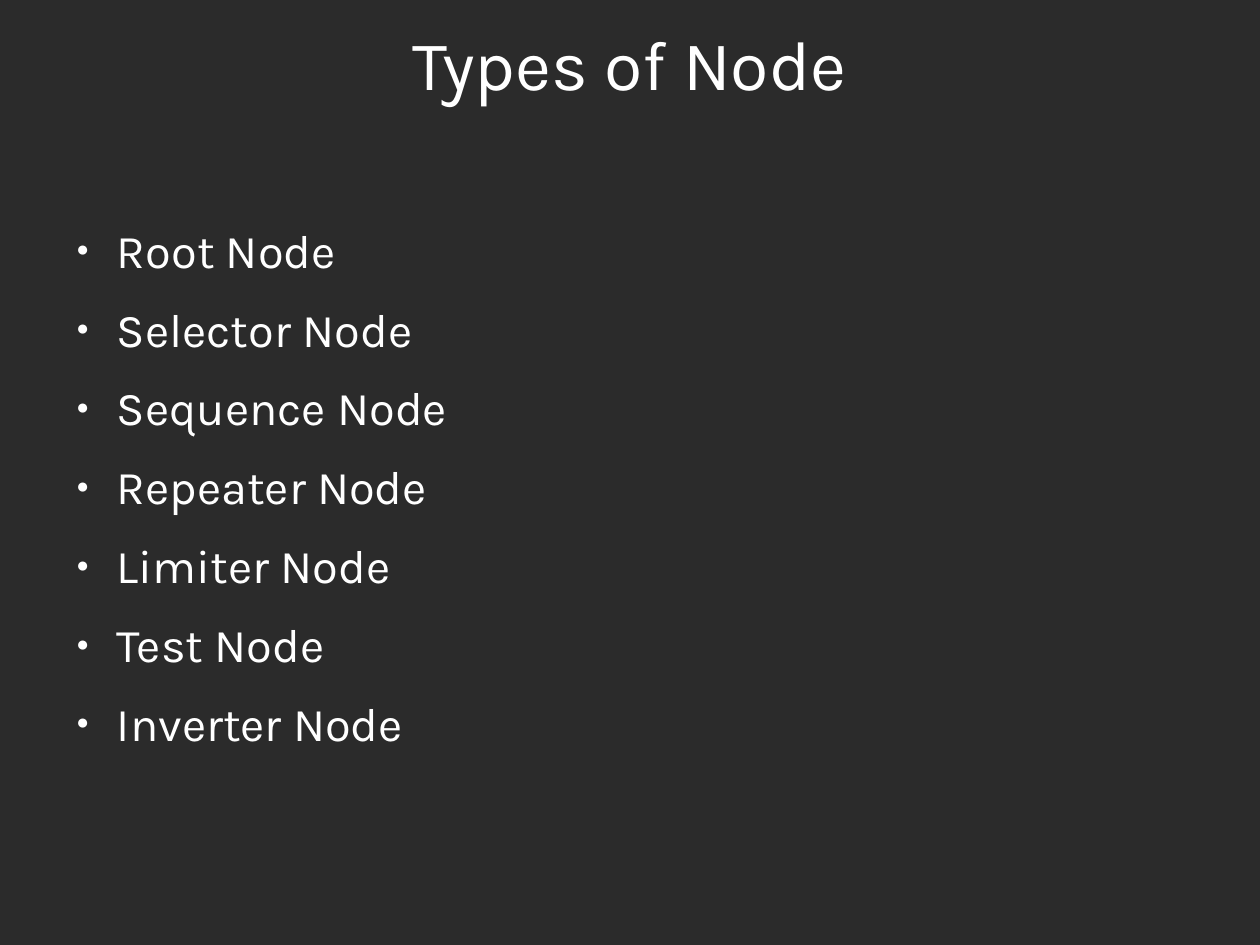
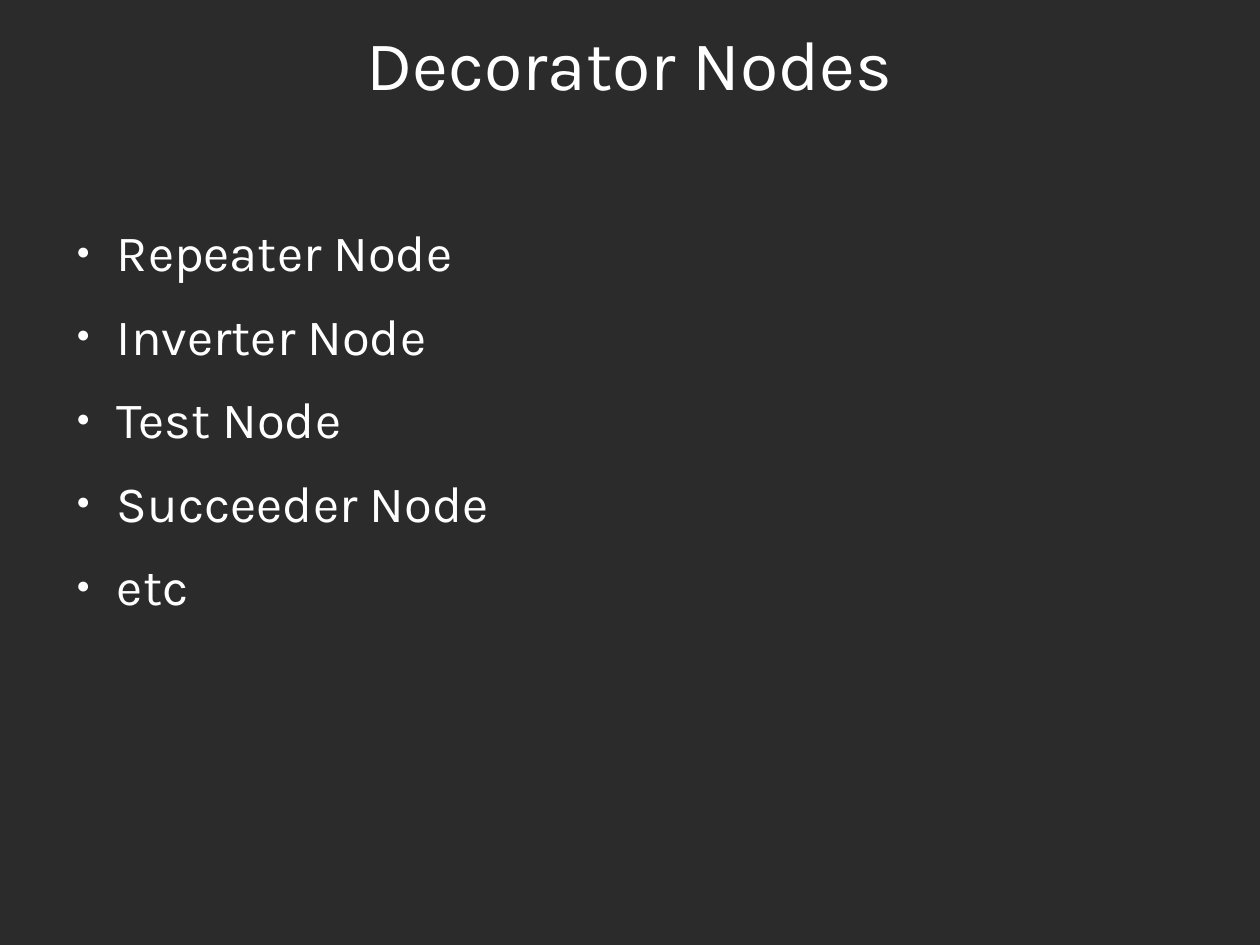
Before and after one commit to expee/AI_BehaviourTreeTest, a slide deck: slide 27 of Docs/BT_Presentation.odp (slide 7 before the commit). Drawn at 1260x945 pixels with LibreOffice and Linux fonts; fonts in the diff are those of the drawing; background and template pictures are left out; a plain dark background stands for a picture behind light text. Boxes give left, top, right and bottom in pixels: in the first picture for what was removed or moved away, otherwise in the second. Text is boxed around its words. In the diff, an @@ line names an element or a change of style, - is before the commit and + after.

Commit message:
Fix Nodes, removing Force Checking and change the SequenceNode and SelectorNode logic SequenceNode and SelectorNode now always start from its first child no matter if other child is running or not For sequence node this is to make the AI always check required conditions first before resuming its action Weird functionality may occur if the tree is not appropriately arranged

```diff
--- a/Docs/BT_Presentation.odp
+++ b/Docs/BT_Presentation.odp
@@ title at (367, 42, 893, 91): text changed @@
-Types of Node
+Decorator Nodes
@@ text at (117, 236, 447, 436): paragraphs removed @@
-● Root Node
-● Selector Node
-● Sequence Node
@@ text at (117, 236, 452, 439): size 29.6 to 32 pt in "Repeater Node", "Test Node" @@
@@ text at (117, 320, 426, 356): text changed; size 29.6 to 32 pt @@
-● Limiter Node
+● Inverter Node
@@ text at (117, 487, 489, 606): text changed; size 29.6 to 32 pt @@
-● Inverter Node
+● Succeeder Node
+● etc
```
Also in this commit, not shown: 12 other slides changed, 34 slides added, 7 other files.
